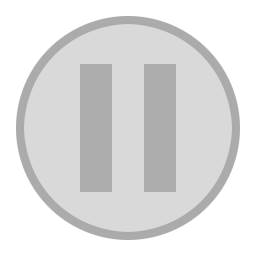
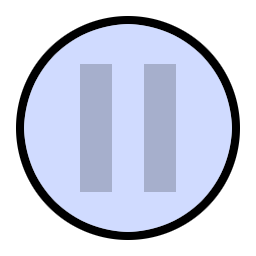
Before/after of a 256x256 layered artwork. What changed in the layer stack:
showed "pause-back" over [24, 24, 232, 232]
removed layer "frame-gray" (was 33%) over [16, 16, 240, 240]
showed "frame" over [16, 16, 240, 240]
removed layer "background-gray" (was 15%) over [24, 24, 232, 232]
